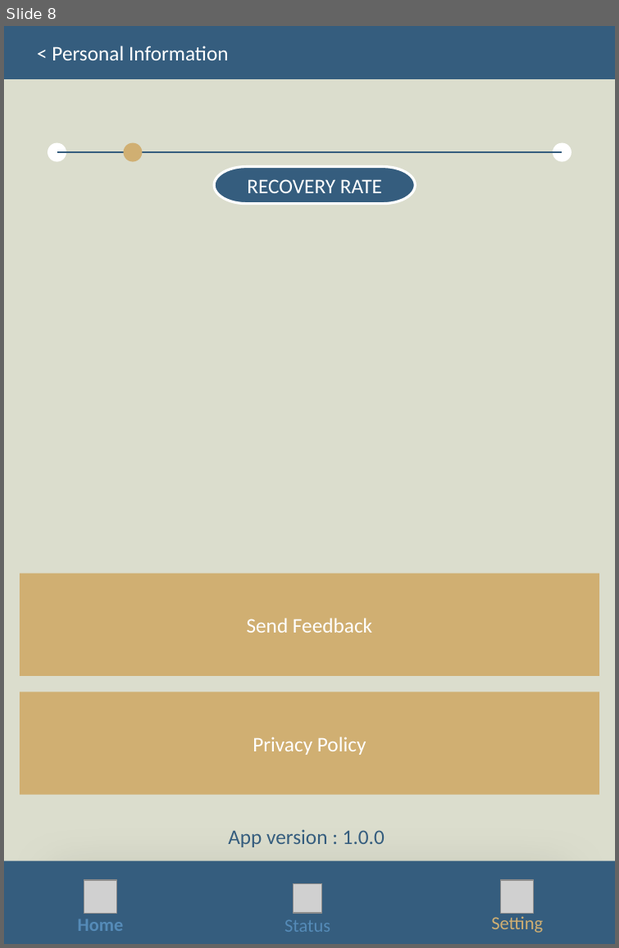
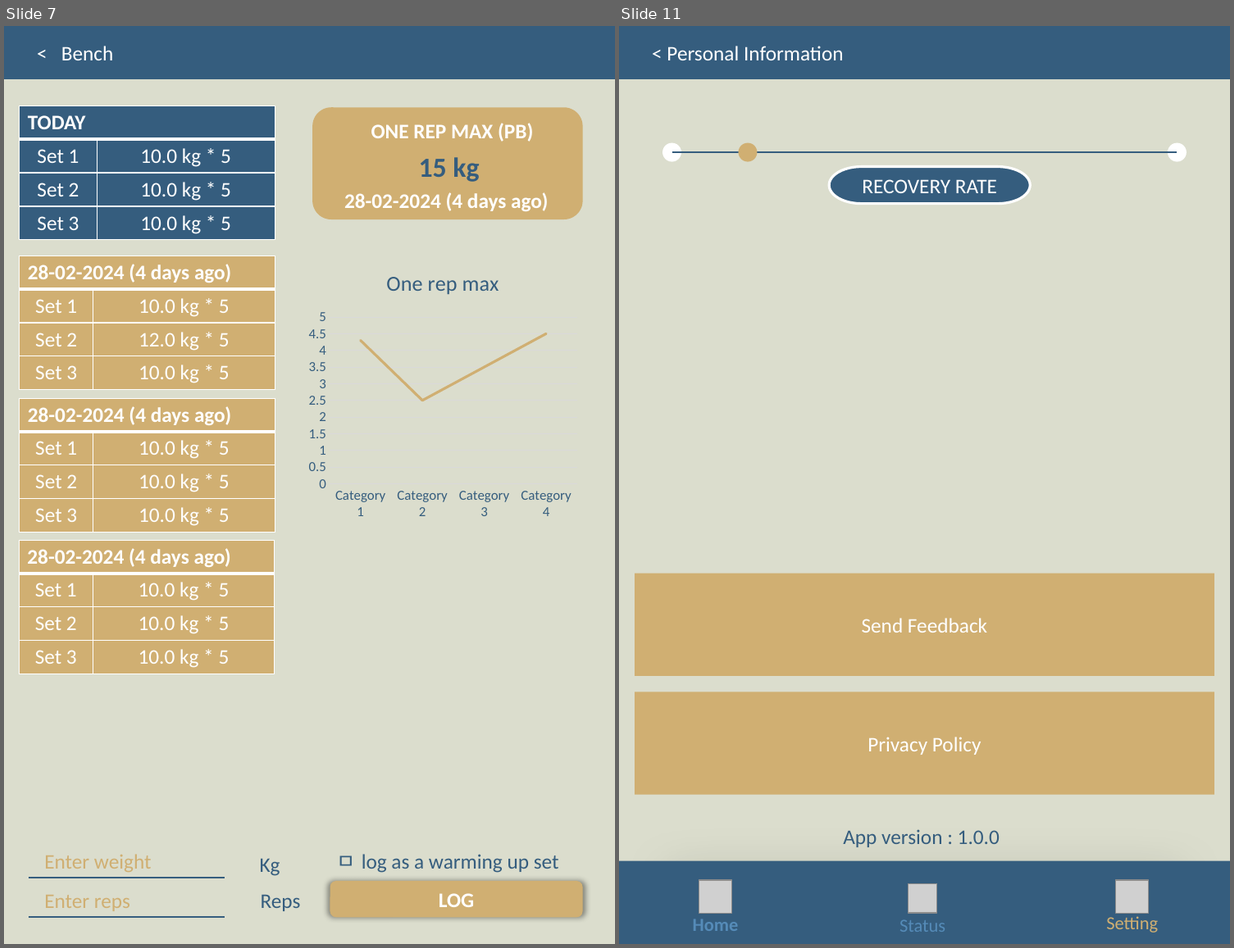
Before and after one commit to JeeIn-Park/Training-Tracker-Workout-Monitoring, a slide deck: doc/plan/version 2 - design [Auto-saved].pptx. Shown side by side, each under a label of ours: slide 8 before the commit, slides 7 and 11 after it; the slides between them are not shown. The pictures are 619x948 and 1234x948 pixels, drawn with LibreOffice and Linux fonts; fonts in the diff are those of the drawing; grey boxes stand for pictures. Boxes give left, top, right and bottom in pixels: in the first picture for what was removed or moved away, otherwise in the second. Text is boxed around its words. In the diff, an @@ line names an element or a change of style, - is before the commit and + after.

```diff
--- a/doc/plan/version 2 - design [Auto-saved].pptx
+++ b/doc/plan/version 2 - design [Auto-saved].pptx
@@ slide 7 added at (4,26,615,944), background #DBDDCD @@
@@ rectangle added at (4,26,615,79), fill #355D7E @@
@@ text added at (61,46,114,60), 18 pt, text #FFFFFF @@
+< Bench
@@ table added at (20,106,275,239), 4 rows, 2 columns @@
+TODAY | 
+Set 1 | 10.0 kg * 5
+Set 2 | 10.0 kg * 5
+Set 3 | 10.0 kg * 5
@@ group added at (313,107,584,220): 3 texts, 1 rounded rectangle @@
+ONE REP MAX (PB)
+15 kg
+28-02-2024 (4 days ago)
@@ table added at (20,256,275,389), 4 rows, 2 columns @@
+28-02-2024 (4 days ago) | 
+Set 1 | 10.0 kg * 5
+Set 2 | 12.0 kg * 5
+Set 3 | 10.0 kg * 5
@@ line chart added at (303,254,584,525) @@
+title "One rep max "
+categories: Category 1, Category 2, Category 3, Category 4
+Series 1: 4.3, 2.5, 3.5, 4.5
@@ table added at (20,398,275,532), 4 rows, 2 columns @@
+28-02-2024 (4 days ago) | 
+Set 1 | 10.0 kg * 5
+Set 2 | 10.0 kg * 5
+Set 3 | 10.0 kg * 5
@@ table added at (19,541,275,675), 4 rows, 2 columns @@
+28-02-2024 (4 days ago) | 
+Set 1 | 10.0 kg * 5
+Set 2 | 10.0 kg * 5
+Set 3 | 10.0 kg * 5
@@ text added at (44,854,152,872), 18 pt, text #D0AF72 @@
+Enter weight
@@ text added at (260,858,280,876), 18 pt, text #355D7E @@
+Kg
@@ text added at (336,854,559,873), 18 pt, text #355D7E @@
+ㅁ log as a warming up set
@@ line added from (29, 878) to (225, 878), #355D7E 1.5 pt @@
@@ rounded rectangle added at (330,881,583,917), fill #D0AF72, 18 pt, text #FFFFFF, bold @@
+LOG
@@ text added at (44,895,130,912), 18 pt, text #D0AF72 @@
+Enter reps
@@ text added at (261,894,301,912), 18 pt, text #355D7E @@
+Reps
@@ line added from (29, 917) to (225, 917), #355D7E 1.5 pt @@
@@ what was slide 8 is now slide 11 @@
```
Also in this commit, not shown: 1 slide changed, 2 other slides added, 6 other files.
